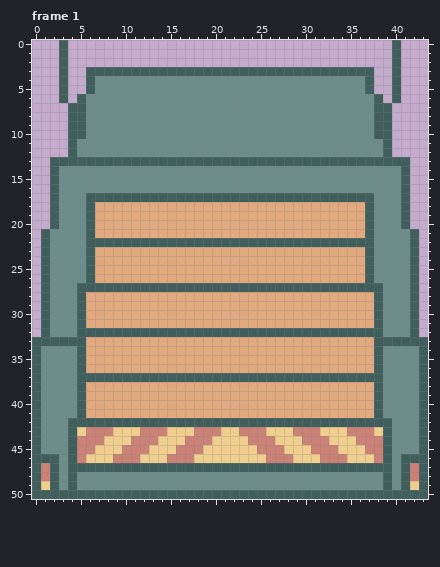
Pixel-art file: src/art/truck.aseprite. Above: the version before the commit.
44x51 pixels, 1 frame. Shown: frame 1. The commit also changed other frames, which this record leaves out.
Once edited:
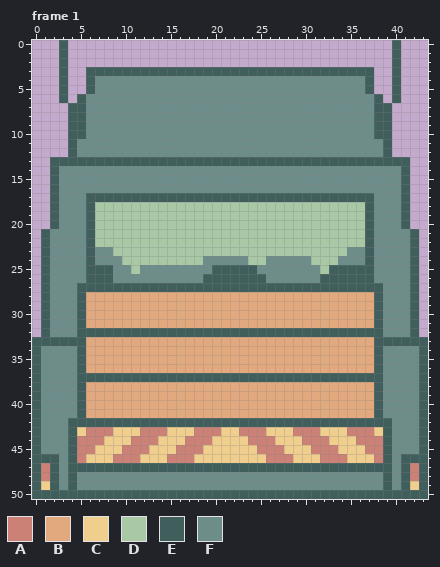
Palette (. is transparent): A #cb8175  B #e2a97e  C #f0cf8e  D #a8c8a6  E #3f5e5c  F #6d8d8a
Author's note on the commit: truck open back
What changed:
layer "inside truck" added
layer "rubbish" added
Frame 1, layer "Layer 1":
Colour B gives way to colour D in rows 18 to 21 at x 7 to 36; in row 23 at x 9 to 34; in row 24 at x 10 to 18, 24 to 25 and 31 to 33; in row 25 at x 11 and 32.
Colour E gives way to colour D in row 22 at x 7 to 36.
Colour B gives way to colour E in row 25 at x 7 to 8, 20 to 24 and 33 to 36; in row 26 at x 7 to 8, 19 to 25 and 32 to 36.
Colour B gives way to colour F in row 23 at x 7 to 8 and 35 to 36; in row 24 at x 7 to 9, 19 to 23, 26 to 30 and 34 to 36; in row 25 at x 9 to 10, 12 to 19 and 25 to 31; in row 26 at x 9 to 18 and 26 to 31.
